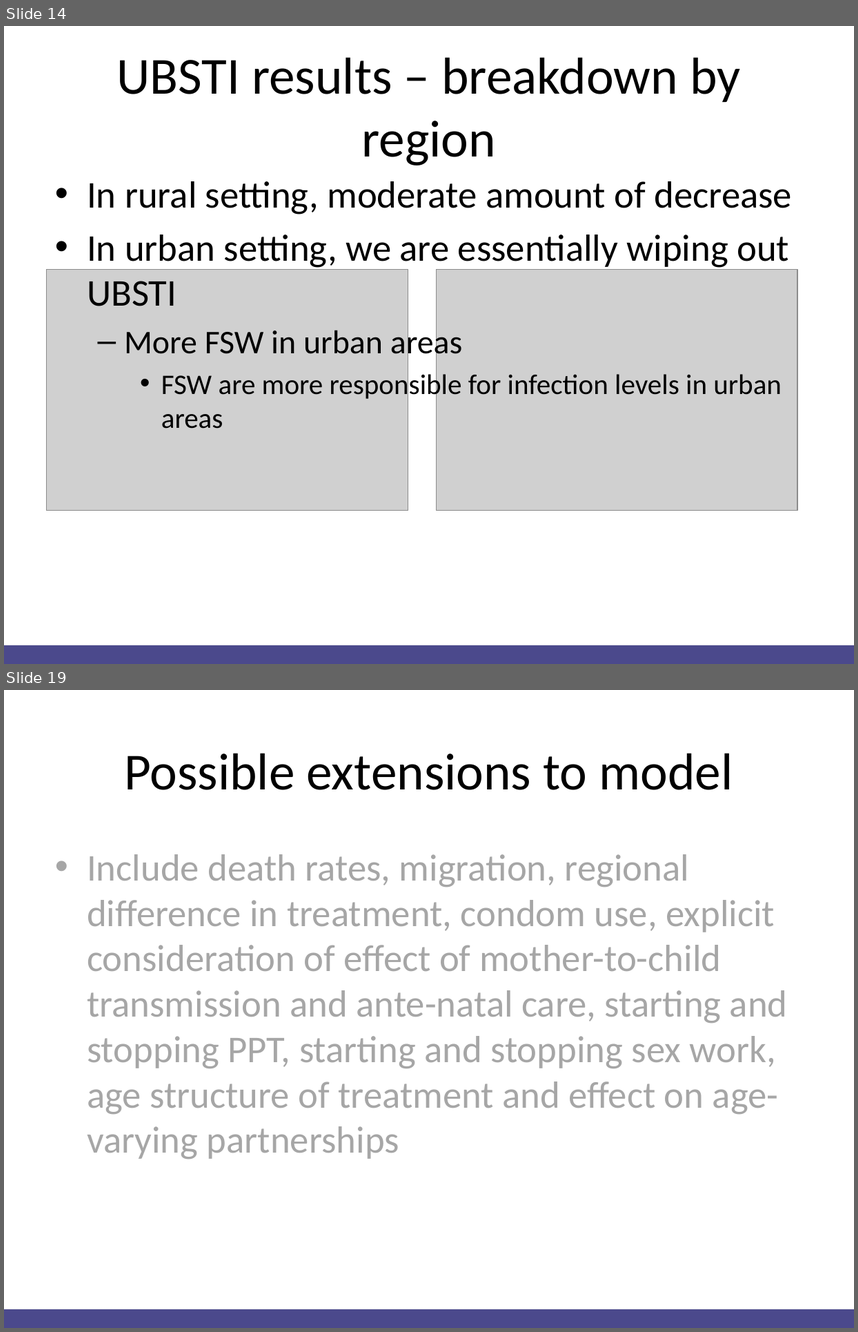
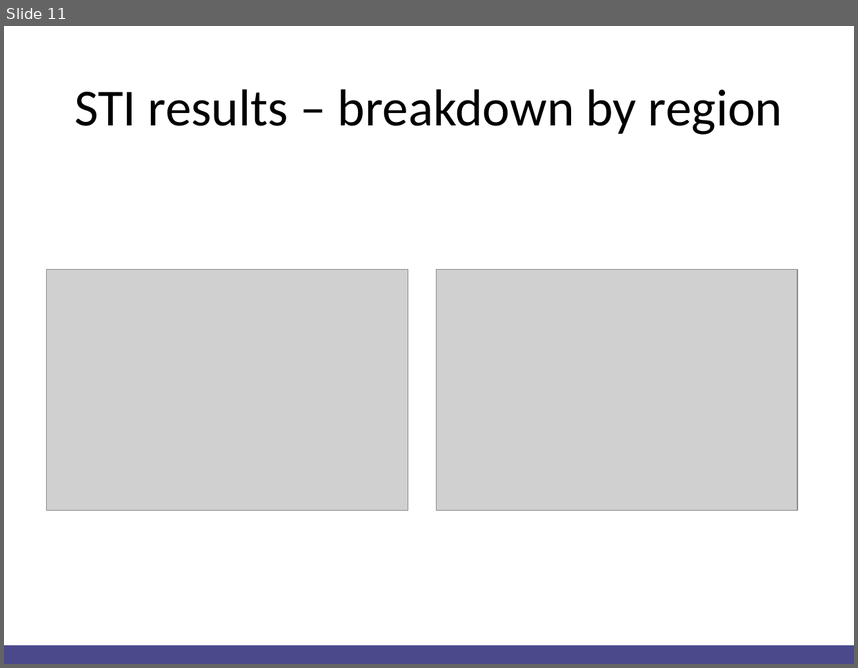
Before and after one commit to Christopher-Rock/hivandppt, a slide deck: Christopher Rock HIV and PPT.pptx. Shown one above the other, each under a label of ours: slides 14 and 19 before the commit, slide 11 after it; the slides between them are not shown. The pictures are 858x1332 and 858x668 pixels, drawn with LibreOffice and Linux fonts; fonts in the diff are those of the drawing; grey boxes stand for pictures. Boxes give left, top, right and bottom in pixels: in the first picture for what was removed or moved away, otherwise in the second. Text is boxed around its words. In the diff, an @@ line names an element or a change of style, - is before the commit and + after.

```diff
--- a/Christopher Rock HIV and PPT.pptx
+++ b/Christopher Rock HIV and PPT.pptx
@@ slide 19 removed at [4, 690, 854, 1328], background #FFFFFF; not listed: 1 template element that a slide beside it also shows @@
@@ title removed at [124, 753, 733, 790] @@
-Possible extensions to model
@@ text removed at [87, 854, 788, 1159] @@
-• Include death rates, migration, regional difference in treatment, condom use, explicit consideration of effect of mother-to-child transmission and ante-natal care, starting and stopping PPT, starting and stopping sex work, age structure of treatment and effect on age-varying partnerships
@@ what was slide 14 is now slide 11 @@
@@ slide 11 changed as well @@
@@ title at [74, 89, 783, 134]: text changed @@
-UBSTI results – breakdown by region
+STI results – breakdown by region
@@ text removed at [87, 181, 793, 428] @@
-• In rural setting, moderate amount of decrease
-• In urban setting, we are essentially wiping out UBSTI
-  – More FSW in urban areas
-    • FSW are more responsible for infection levels in urban areas
```
Also in this commit, not shown: 12 other slides changed, 3 slides added, 7 other slides removed, 1 other file.
